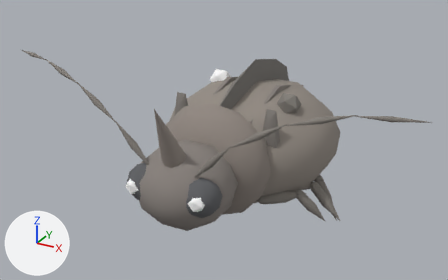
A saved change to the glTF model web-forest/public/model/species/epepeotes-ambigenus.glb.
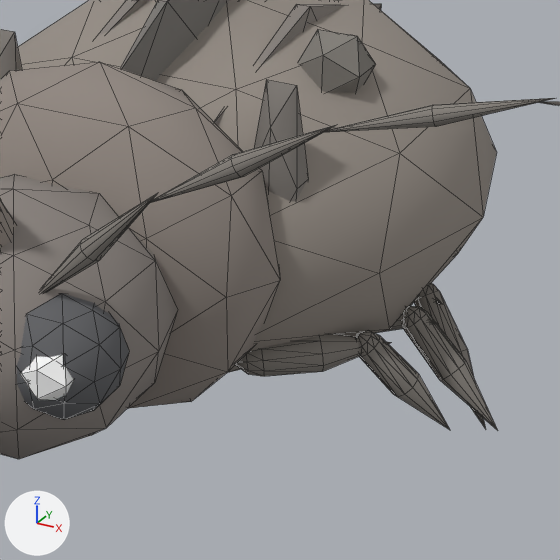
The first picture shows the older version from a camera (50 mm lens) standing at (0.532, -1.059, 0.63) and looking at (-0.017, -0.06, 0.131). The close-ups show the older and then the newer version on the part from 40% to 81% of the width and 30% to 94% of the height of that picture. Only the edits that show in the close-ups are written down. Arrows for +X, +Y and +Z are at lower left; the lights stay in place. The close-ups show mesh edges as thin lines. Where no turn or scale is listed for an object, it has been applied to the vertices. Vertices at exactly the same position are counted once.

Script lines for the objects in view, before the commit:
```python
me_mesh_10 = bpy.data.meshes.new('Mesh_10')
me_mesh_10.from_pydata(...)  # 64 vertices, 120 faces; spans x -0.019..0.131, y -0.012..0.012, z -0.055..0.018
me_mesh_10.materials.append(mat_flat)
me_mesh_12 = bpy.data.meshes.new('Mesh_12')
me_mesh_12.from_pydata(...)  # 64 vertices, 120 faces; spans x -0.0165..0.1205, y -0.0687..0.0127, z -0.0611..0.0173
me_mesh_12.materials.append(mat_flat)
me_mesh_14 = bpy.data.meshes.new('Mesh_14')
me_mesh_14.from_pydata(...)  # an icosphere of 80 faces spanning x -0.036..0.036, y -0.036..0.036, z -0.036..0.036; an icosphere of 20 faces spanning x -0.0062..0.022, y -0.0393..-0.0111, z -0.0119..0.0163
me_mesh_14.materials.append(mat_flat)
me_mesh_8 = bpy.data.meshes.new('Mesh_8')
me_mesh_8.from_pydata(...)  # 64 vertices, 120 faces; spans x -0.0165..0.105, y -0.0127..0.0598, z -0.0532..0.0168
me_mesh_8.materials.append(mat_flat)
ob_eye_l = bpy.data.objects.new('eye-l', me_mesh_14)
ob_eye_l.location = (0.0552, -0.2721, 0.1231)
ob_leg0_l0 = bpy.data.objects.new('leg0-l0', me_mesh_8)
ob_leg0_l0.location = (0.0921, -0.0946, 0.0436)
ob_leg1_l0 = bpy.data.objects.new('leg1-l0', me_mesh_10)
ob_leg1_l0.location = (0.0921, -0.0182, 0.0436)
ob_leg2_l0 = bpy.data.objects.new('leg2-l0', me_mesh_12)
ob_leg2_l0.location = (0.0921, 0.0582, 0.0436)
# also in view: 'head' at (0.0, -0.231, 0.114); 'elytra' at (0.0, 0.032, 0.131); 'antenna-l0' at (0.076, -0.277, 0.192); 'pronotum' at (0.0, -0.133, 0.121); 'antenna-l2' at (0.249, -0.251, 0.291)
```
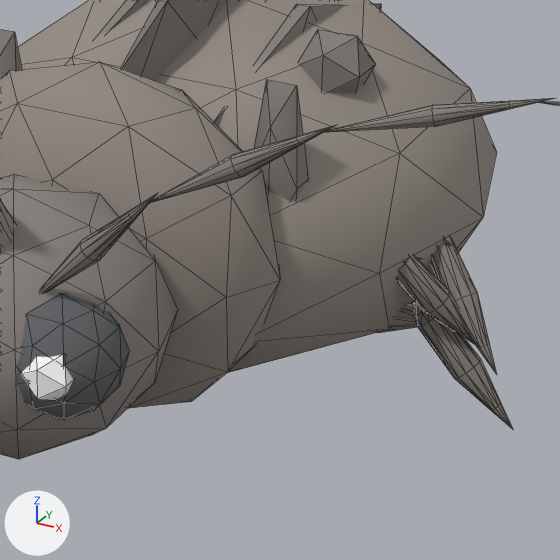
Pixel boxes (x1, y1, x2, y2) of what changed, in the close-ups (560 x 560 px; the box of a moved part takes in the faces that stretch with it):
'leg0-l0', reshaped, moved
    before: (235, 330, 450, 430)
    after: (397, 256, 474, 344)
'leg1-l0', reshaped, moved
    before: (381, 306, 497, 430)
    after: (377, 303, 513, 429)
'leg2-l0', reshaped, moved
    before: (414, 283, 486, 429)
    after: (430, 237, 496, 373)
part 1 of me_mesh_8, moved or reshaped (mostly hidden afterwards)
    before: (356, 330, 380, 357)
    after: (401, 256, 422, 266)
part 2 of me_mesh_8, moved or reshaped (not visible afterwards)
    before: (235, 348, 264, 376)
part 3 of me_mesh_8, added
    after: (425, 291, 474, 344)
part 4 of me_mesh_10, moved or reshaped
    before: (402, 306, 427, 329)
    after: (379, 303, 433, 333)
part 5 of me_mesh_10, added
    after: (454, 359, 513, 429)
part 6 of me_mesh_12, moved or reshaped (mostly hidden afterwards)
    before: (416, 283, 439, 300)
    after: (444, 240, 451, 245)
part 7 of me_mesh_12, added
    after: (455, 292, 496, 373)

What changed in the scene script:
```text
Change me_mesh_8:
    used by ob_leg0_l0; location = (0.0921, -0.0946, 0.0436)
    remove me_mesh_8.from_pydata(...)  # 64 vertices, 120 faces; spans x -0.0165..0.105, y -0.0127..0.0598, z -0.0532..0.0168
    add me_mesh_8.from_pydata(...)  # 84 vertices, 160 faces; spans x -0.0242..0.105, y -0.0151..0.0598, z -0.0532..0.0178
    me_mesh_8 part 1: 11 vertices moved from x 0.047..0.059, y 0.026..0.0401, z 0.0063..0.0163 to x 0.0461..0.0581, y 0.0256..0.0397, z 0.0074..0.0178; 10 vertices added at x 0.0518..0.057, y 0.0296..0.0376, z 0.0019..0.0117
    me_mesh_8 part 2: 11 vertices moved from x -0.0165..-0.0033, y -0.0127..0.0025, z -0.0103..0.0083 to x -0.0242..-0.0071, y -0.0151..0.0001, z -0.0108..0.0078
    me_mesh_8 part 3: 10 vertices added at x 0.0917..0.098, y 0.0509..0.0583, z -0.0432..-0.038
Change me_mesh_10:
    used by ob_leg1_l0; location = (0.0921, -0.0182, 0.0436)
    remove me_mesh_10.from_pydata(...)  # 64 vertices, 120 faces; spans x -0.019..0.131, y -0.012..0.012, z -0.055..0.018
    add me_mesh_10.from_pydata(...)  # 84 vertices, 160 faces; spans x -0.028..0.131, y -0.012..0.012, z -0.055..0.02
    me_mesh_10 part 4: 11 vertices moved from x 0.062..0.073, y -0.007..0.007, z 0.008..0.018 to x 0.061..0.072, y -0.007..0.007, z 0.009..0.02; 10 vertices added at x 0.068..0.069, y -0.005..0.005, z 0.004..0.013
    me_mesh_10 part 5: 10 vertices added at x 0.115..0.121, y -0.004..0.004, z -0.044..-0.039
    other edits to the shape of me_mesh_10 do not show in these pictures
Change me_mesh_12:
    used by ob_leg2_l0; location = (0.0921, 0.0582, 0.0436)
    remove me_mesh_12.from_pydata(...)  # 64 vertices, 120 faces; spans x -0.0165..0.1205, y -0.0687..0.0127, z -0.0611..0.0173
    add me_mesh_12.from_pydata(...)  # 84 vertices, 160 faces; spans x -0.0242..0.1205, y -0.0687..0.0151, z -0.0611..0.0189
    me_mesh_12 part 6: 11 vertices moved from x 0.0554..0.0673, y -0.0453..-0.0312, z 0.0073..0.0173 to x 0.0544..0.0664, y -0.0448..-0.0307, z 0.0085..0.0189; 10 vertices added at x 0.0598..0.0651, y -0.0426..-0.0346, z 0.0029..0.0127
    me_mesh_12 part 7: 10 vertices added at x 0.1057..0.112, y -0.0664..-0.059, z -0.0493..-0.044
    other edits to the shape of me_mesh_12 do not show in these pictures
Change ob_leg0_l0:
    ob_leg0_l0.location: (0.0921, -0.0946, 0.0436) -> (0.1024, -0.0775, 0.0969)
Change ob_leg1_l0:
    ob_leg1_l0.location: (0.0921, -0.0182, 0.0436) -> (0.1024, -0.0202, 0.0485)
Change ob_leg2_l0:
    ob_leg2_l0.location: (0.0921, 0.0582, 0.0436) -> (0.1024, 0.0371, 0.0969)
```
